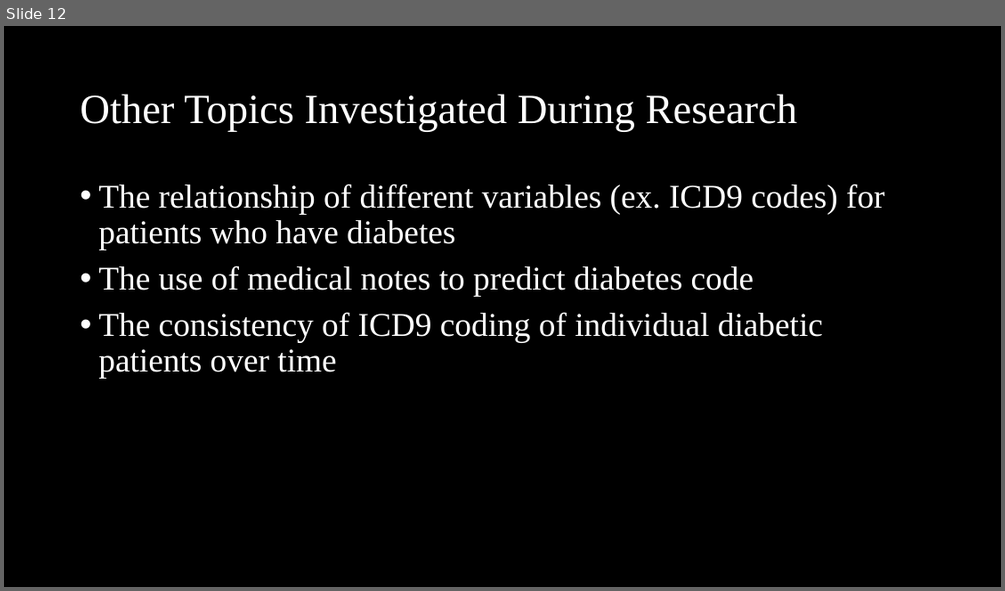
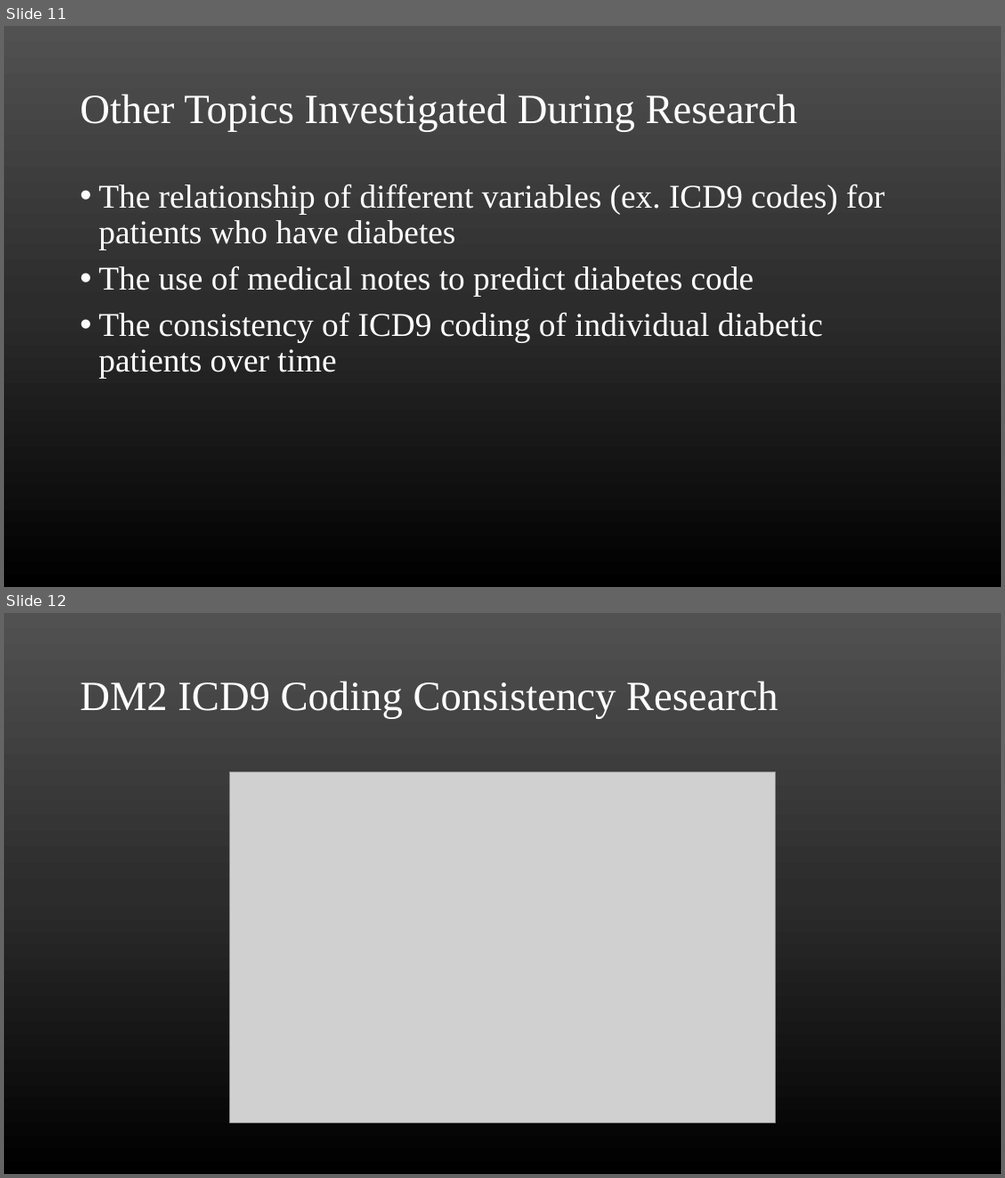
Before and after one commit to imw2/Diabetes-Diagnosis-Prediction, a slide deck: Presentation/FinalPresentationWittler.pptx. Shown one above the other, each under a label of ours: slide 12 before the commit, slides 11 and 12 after it. The pictures are 1005x591 and 1005x1178 pixels, drawn with LibreOffice and Linux fonts; fonts in the diff are those of the drawing; grey boxes stand for pictures. Boxes give left, top, right and bottom in pixels: in the first picture for what was removed or moved away, otherwise in the second. Text is boxed around its words. In the diff, an @@ line names an element or a change of style, - is before the commit and + after.

```diff
--- a/Presentation/FinalPresentationWittler.pptx
+++ b/Presentation/FinalPresentationWittler.pptx
@@ slide 12 added at box(4, 613, 1001, 1174), background gradient #515151 to #2E2E2E to #000000 @@
@@ title added at box(80, 681, 778, 719), 40 pt, text #FFFFFF @@
+DM2 ICD9 Coding Consistency Research
@@ picture added at box(230, 772, 775, 1123) @@
@@ what was slide 12 is now slide 11 @@
@@ slide 11 changed as well @@
@@ background #000000 to gradient #515151 to #2E2E2E to #000000 @@
```
Also in this commit, not shown: 11 other slides changed, 1 slide removed.
